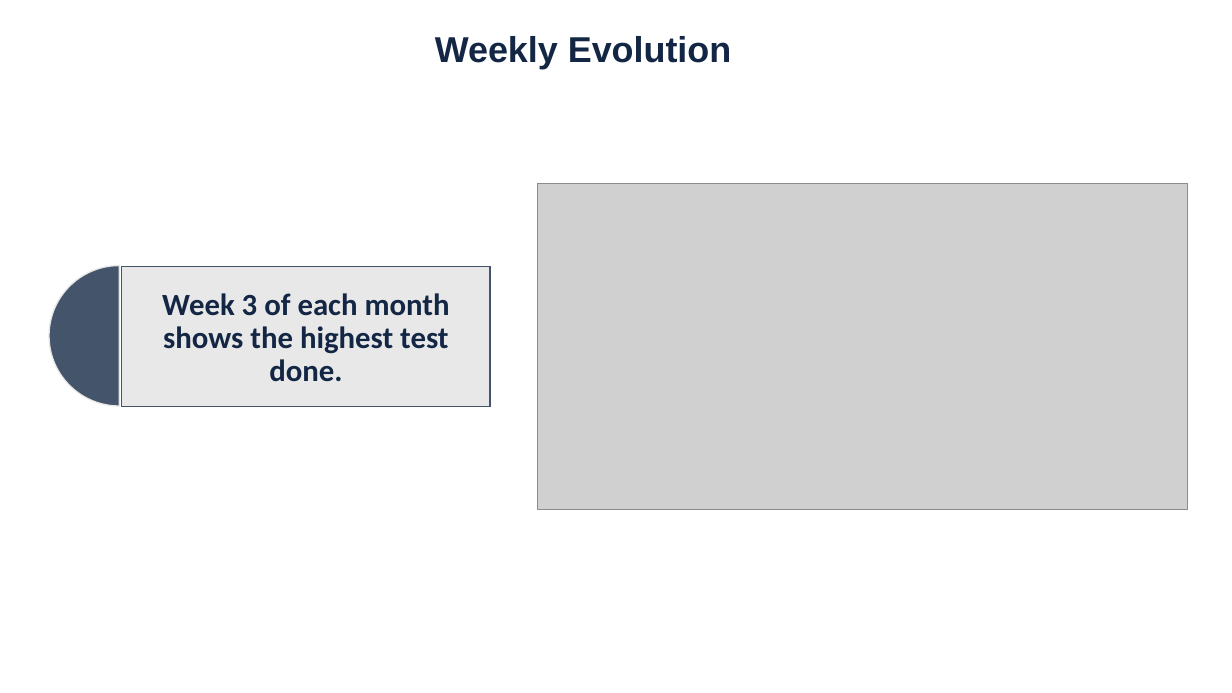
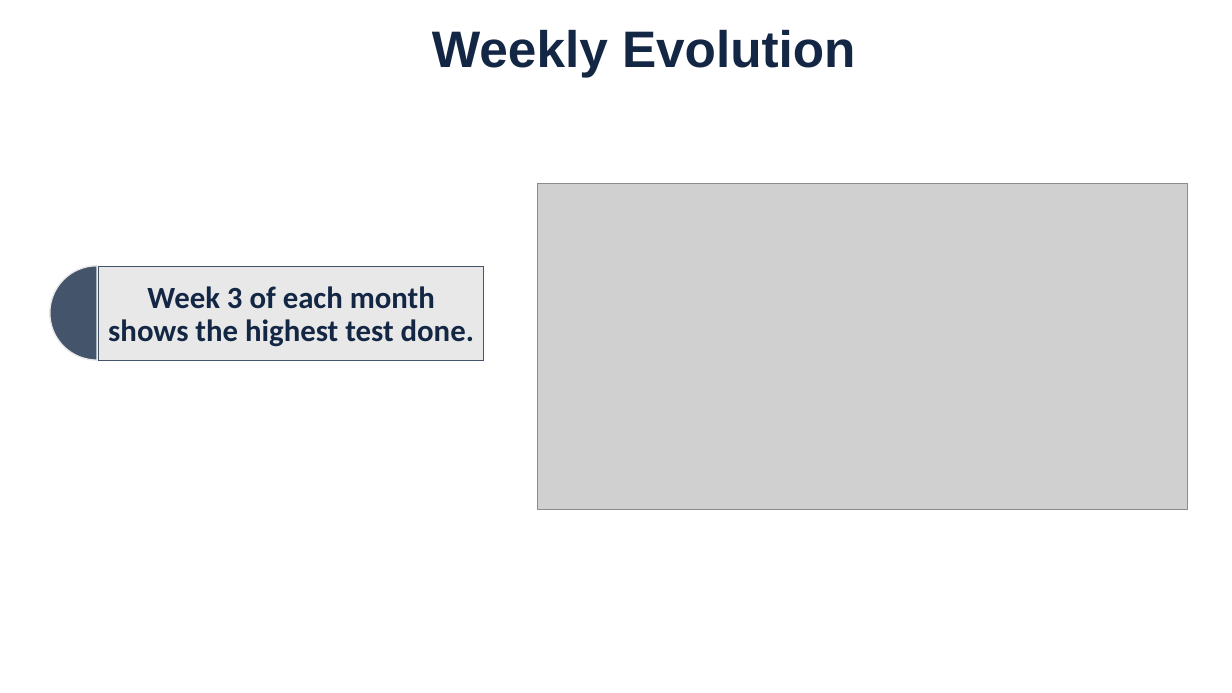
Before and after one commit to sumidhakp123/Covid19-Data-Analysis, a slide deck: slide 7 of PPT/Covid19 Data Analysis.pptx. Drawn at 1232x693 pixels with LibreOffice and Linux fonts; fonts in the diff are those of the drawing; grey boxes stand for pictures; background and template pictures are left out. Boxes give left, top, right and bottom in pixels: in the first picture for what was removed or moved away, otherwise in the second. Text is boxed around its words. In the diff, an @@ line names an element or a change of style, - is before the commit and + after.

```diff
--- a/PPT/Covid19 Data Analysis.pptx
+++ b/PPT/Covid19 Data Analysis.pptx
@@ title "Weekly Evolution" at bbox=[432, 29, 855, 77]: size 28 to 40 pt @@
@@ pie slice (boxed as its full ellipse): place and size @@
-pie slice (boxed as its full ellipse) at bbox=[49, 265, 189, 406]
+pie slice (boxed as its full ellipse) at bbox=[50, 266, 144, 360]
@@ text "Week 3 of each month ..." rewrapped from bbox=[162, 293, 450, 382] to bbox=[108, 286, 474, 347] @@
@@ rectangle: place and size @@
-rectangle at bbox=[122, 266, 491, 407]
+rectangle at bbox=[99, 266, 484, 360]
```
Also in this commit, not shown: 4 other slides changed.
